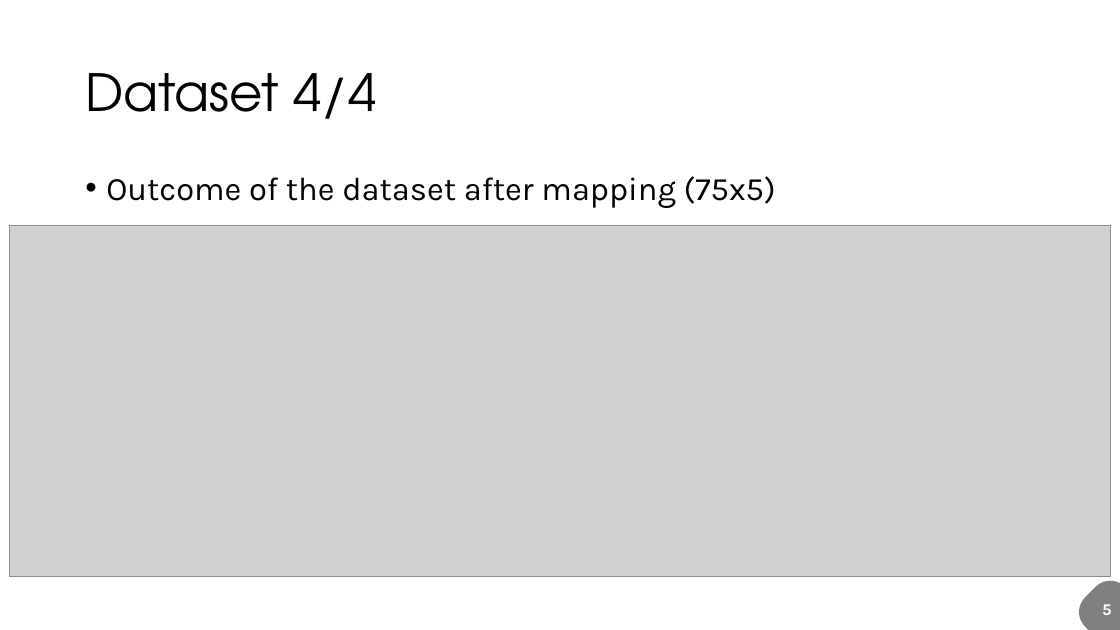
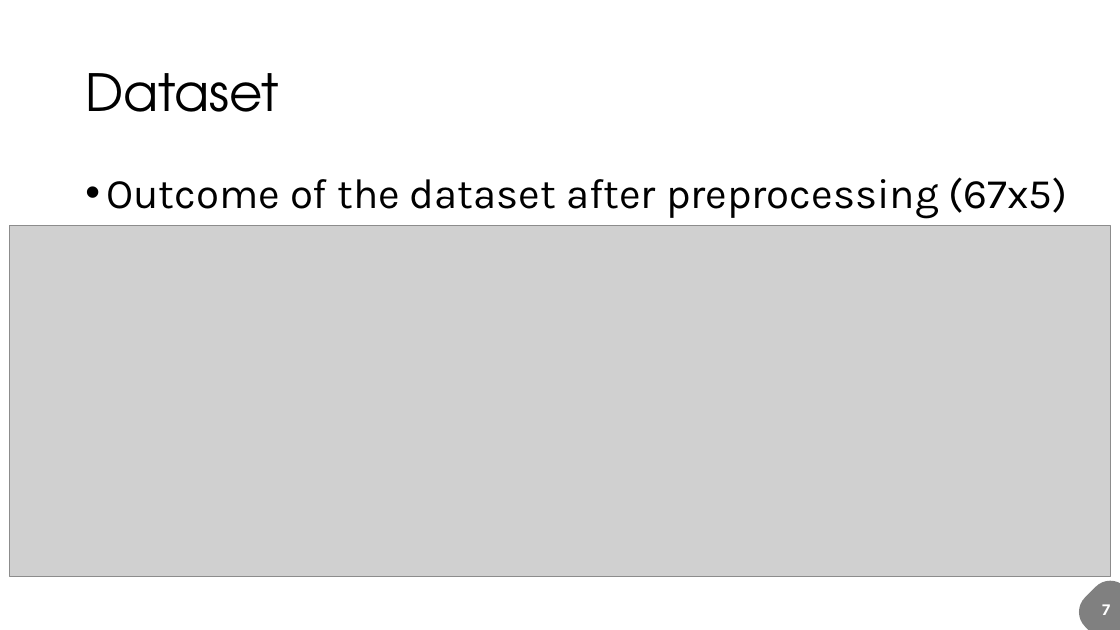
Before and after one commit to fuksi/bda_project_2018, a slide deck: slide 8 of BWF_presentation.pptx (slide 6 before the commit). Drawn at 1120x630 pixels with LibreOffice and Linux fonts; fonts in the diff are those of the drawing; grey boxes stand for pictures. Boxes give left, top, right and bottom in pixels: in the first picture for what was removed or moved away, otherwise in the second. Text is boxed around its words. In the diff, an @@ line names an element or a change of style, - is before the commit and + after.

```diff
--- a/BWF_presentation.pptx
+++ b/BWF_presentation.pptx
@@ title at (85, 73, 279, 112): text changed @@
-Dataset 4/4
+Dataset
@@ text at (106, 177, 1068, 219): text changed; size 28 to 36 pt @@
-• Outcome of the dataset after mapping (75x5)
+• Outcome of the dataset after preprocessing (67x5)
@@ text at (1102, 604, 1110, 615): text changed @@
-5
+7
```
Also in this commit, not shown: 11 other slides changed, 2 slides added, 1 other file.
